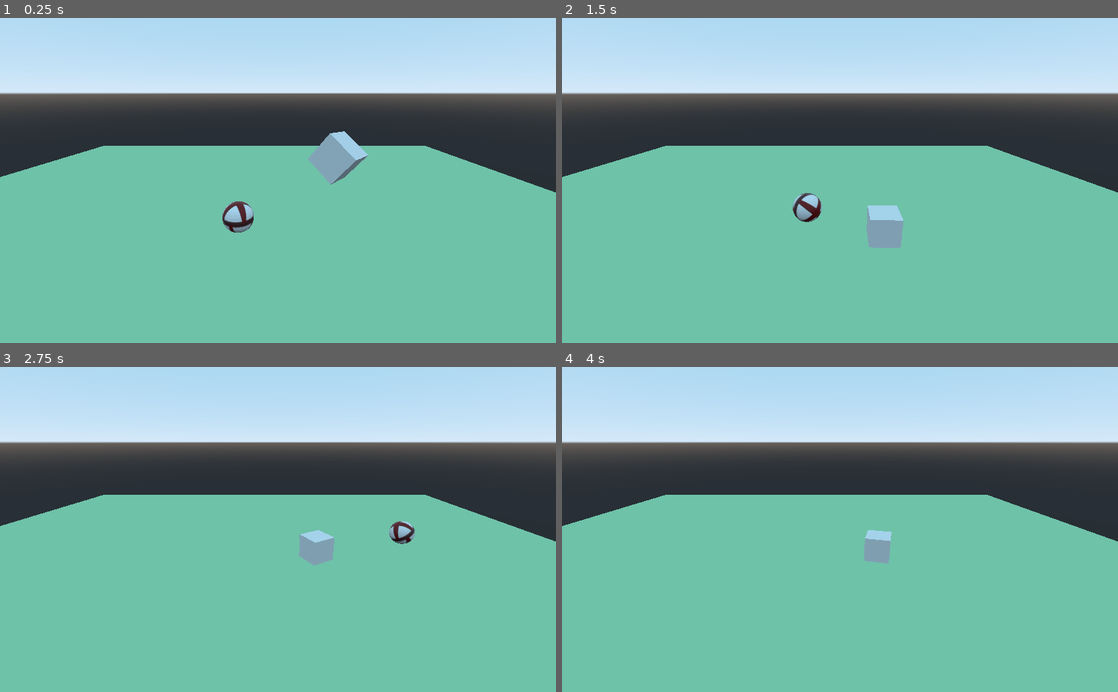
Above: before the commit, frames 1-4 (two rows, left to right).
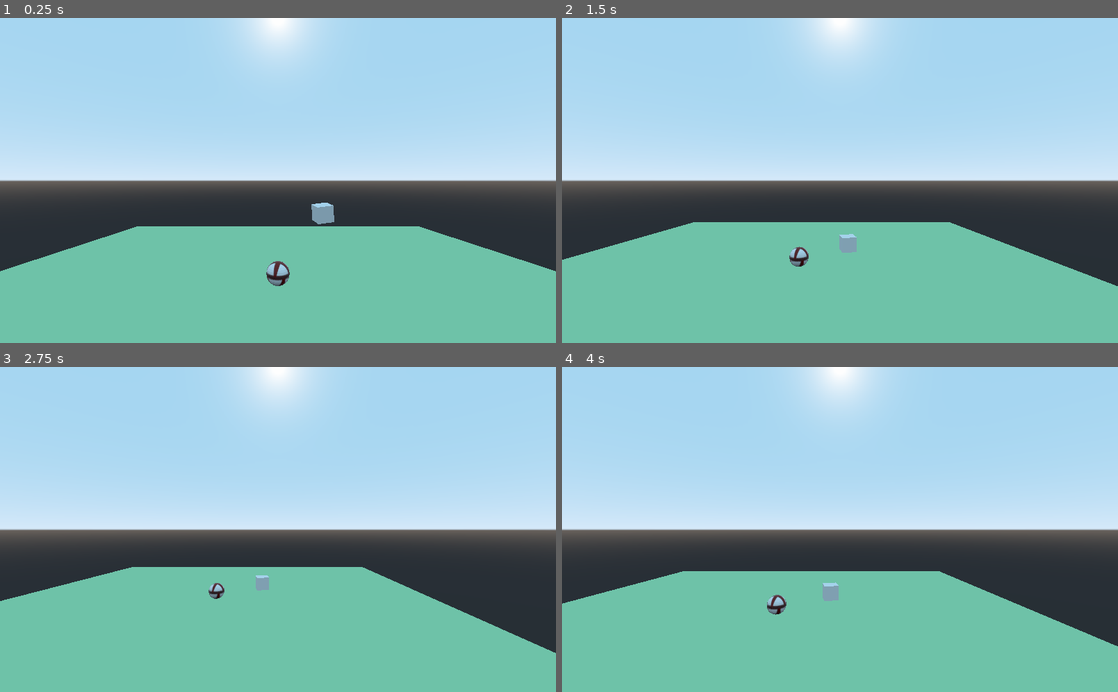
Above: after the commit, the same moments.

Repository: BransonGitomeh/godot-flow-tests
Game: Godot game, scene res://main.tscn
Same seed, same stepped clock (60 frames per second), same inputs: the game is played once before the commit and once after it.
Inputs (mouse positions are in pixels of both pictures, inside the frame that each line leads up to):
- Up to frame 1 (0.25 s): no input
- Up to frame 2 (1.5 s): move the mouse to (962, 164) at 0.52 s; press the mouse at (962, 164) at 0.53 s; hold Right (ui_right) 0.53-1.28 s; move the mouse to (728, 196) at 1.27 s; release the mouse at (728, 196) at 1.28 s; hold Down (ui_down) from 1.28 s (still down); click (728, 196) at 1.35 s
- Up to frame 3 (2.75 s): move the mouse to (333, 458) at 2.02 s; release Down (ui_down) at 2.03 s; press the mouse at (333, 458) at 2.03 s; hold Right (ui_right) from 2.03 s (still down)
- Up to frame 4 (4 s): move the mouse to (812, 594) at 2.77 s; release Right (ui_right) at 2.78 s; release the mouse at (812, 594) at 2.78 s; hold Up (ui_up) 2.78-3.53 s; click (812, 594) at 2.85 s; move the mouse to (1006, 578) at 3.52 s; press the mouse at (1006, 578) at 3.53 s; hold Left (ui_left) from 3.53 s (still down)

The runs differ from the first frame. In frame 1, 53% of the frame differs, in the area x 0-100%, y 0-83%; in frame 2, 54%; in frame 3, 53%; in frame 4, 54%.

Commit message:
single camera navigation controls

Diff:
--- /dev/null
+++ b/controller.tscn
@@ -0,0 +1,14 @@
+[gd_scene load_steps=3 format=2]
+
+[ext_resource path="res://scripts/controller.gd" type="Script" id=1]
+
+[sub_resource type="BoxShape" id=1]
+
+[node name="controller" type="KinematicBody"]
+transform = Transform( 1, 0, 0, 0, 1, 0, 0, 0, 1, 0, 10, 20 )
+script = ExtResource( 1 )
+
+[node name="Camera" type="Camera" parent="."]
+
+[node name="CollisionShape" type="CollisionShape" parent="."]
+shape = SubResource( 1 )
--- /dev/null
+++ b/level1.tscn
@@ -0,0 +1,19 @@
+[gd_scene load_steps=4 format=2]
+
+[sub_resource type="CubeMesh" id=3]
+
+[sub_resource type="SpatialMaterial" id=4]
+albedo_color = Color( 0.678431, 0.92549, 0.713726, 1 )
+
+[sub_resource type="BoxShape" id=5]
+
+[node name="floor" type="StaticBody"]
+editor/display_folded = true
+transform = Transform( 30, 0, 0, 0, 0.2, 0, 0, 0, 30, 0, 0, 0 )
+
+[node name="MeshInstance" type="MeshInstance" parent="."]
+mesh = SubResource( 3 )
+material/0 = SubResource( 4 )
+
+[node name="CollisionShape" type="CollisionShape" parent="."]
+shape = SubResource( 5 )
--- a/main.tscn
+++ b/main.tscn
@@ -1,44 +1,19 @@
-[gd_scene load_steps=8 format=2]
+[gd_scene load_steps=6 format=2]
 
-[ext_resource path="res://assets/steve.tscn" type="PackedScene" id=1]
-[ext_resource path="res://scripts/steve.gd" type="Script" id=2]
-
-[sub_resource type="BoxShape" id=1]
-
-[sub_resource type="CubeMesh" id=2]
-
-[sub_resource type="CubeMesh" id=3]
-
-[sub_resource type="SpatialMaterial" id=4]
-albedo_color = Color( 0.678431, 0.92549, 0.713726, 1 )
-
-[sub_resource type="BoxShape" id=5]
+[ext_resource path="res://obstacles.tscn" type="PackedScene" id=1]
+[ext_resource path="res://level1.tscn" type="PackedScene" id=2]
+[ext_resource path="res://assets/steve.tscn" type="PackedScene" id=3]
+[ext_resource path="res://scripts/steve.gd" type="Script" id=4]
+[ext_resource path="res://controller.tscn" type="PackedScene" id=5]
 
 [node name="level" type="Spatial"]
 
-[node name="obstacle" type="RigidBody" parent="."]
-transform = Transform( 0.857492, 0.514498, 0, -0.475589, 0.792643, -0.381486, -0.196274, 0.327121, 0.924375, 6, 6.17773, 0 )
+[node name="obstacle" parent="." instance=ExtResource( 1 )]
 
-[node name="CollisionShape" type="CollisionShape" parent="obstacle"]
-shape = SubResource( 1 )
+[node name="floor" parent="." instance=ExtResource( 2 )]
 
-[node name="MeshInstance" type="MeshInstance" parent="obstacle"]
-mesh = SubResource( 2 )
-material/0 = null
+[node name="steve" parent="." instance=ExtResource( 3 )]
+transform = Transform( 1, 0, 0, 0, 1, 0, 0, 0, 1, 0, 2, 0 )
+script = ExtResource( 4 )
 
-[node name="Camera" type="Camera" parent="."]
-transform = Transform( 1, 0, 0, 0, 0.935991, 0.352024, 0, -0.352024, 0.935991, 2.53316, 9.39775, 13.0704 )
-
-[node name="floor" type="StaticBody" parent="."]
-transform = Transform( 30, 0, 0, 0, 0.2, 0, 0, 0, 30, 0, 0, 0 )
-
-[node name="MeshInstance" type="MeshInstance" parent="floor"]
-mesh = SubResource( 3 )
-material/0 = SubResource( 4 )
-
-[node name="CollisionShape" type="CollisionShape" parent="floor"]
-shape = SubResource( 5 )
-
-[node name="steve" parent="." instance=ExtResource( 1 )]
-transform = Transform( 1, 0, 0, 0, 1, 0, 0, 0, 1, 0, 2, 0 )
-script = ExtResource( 2 )
+[node name="controller" parent="." instance=ExtResource( 5 )]
--- /dev/null
+++ b/obstacles.tscn
@@ -0,0 +1,29 @@
+[gd_scene load_steps=5 format=2]
+
+[ext_resource path="res://scripts/obstacle.gd" type="Script" id=1]
+
+
+[sub_resource type="BoxShape" id=1]
+
+[sub_resource type="CubeMesh" id=2]
+
+[sub_resource type="BoxShape" id=6]
+
+[node name="obstacle" type="RigidBody"]
+editor/display_folded = true
+transform = Transform( 0.975462, -0.0728667, 0.20776, 0.0927948, 0.991804, -0.0878339, -0.199657, 0.104958, 0.974228, 5.396, 6.31228, -8.12477 )
+script = ExtResource( 1 )
+
+[node name="CollisionShape" type="CollisionShape" parent="."]
+transform = Transform( 1, 0, 0, 0, 1, 0, 0, 0, 1, 0, 0, 0 )
+shape = SubResource( 1 )
+
+[node name="MeshInstance" type="MeshInstance" parent="."]
+transform = Transform( 1, 0, 0, 0, 1, 2.98023e-08, -2.98023e-08, 2.98023e-08, 1, 0, 0, 0 )
+mesh = SubResource( 2 )
+material/0 = null
+
+[node name="Area" type="Area" parent="."]
+
+[node name="CollisionShape" type="CollisionShape" parent="Area"]
+shape = SubResource( 6 )
--- /dev/null
+++ b/scripts/controller.gd
@@ -0,0 +1,33 @@
+extends KinematicBody
+
+var velocity = Vector3(0,0,0)
+const SPEED = 5
+
+func _ready():
+	pass
+
+func _physics_process(delta):
+	# movements for the camera, this ist an fps so we dont use mouse movement to tweak the rotation
+	# we only pan right, left , foward back.
+	# clicking on an object then hitting ctrl + space should bring the camera xyz units near the selected object to
+	# put it in focus
+
+	if Input.is_action_pressed("ui_right") and Input.is_action_pressed("ui_left"):
+		velocity.x = 0
+	elif Input.is_action_pressed("ui_right"):
+		velocity.x = SPEED
+	elif Input.is_action_pressed("ui_left"):
+		velocity.x = -SPEED
+	else:
+		velocity.x = lerp(velocity.x,0,.1)
+
+	if Input.is_action_pressed("ui_up") and Input.is_action_pressed("ui_down"):
+		velocity.z = 0
+	elif Input.is_action_pressed("ui_up"):
+		velocity.z = -SPEED
+	elif Input.is_action_pressed("ui_down"):
+		velocity.z = SPEED
+	else:
+		velocity.z = lerp(velocity.x,0,.1)
+
+	move_and_slide(velocity)
--- /dev/null
+++ b/scripts/obstacle.gd
@@ -0,0 +1,12 @@
+extends RigidBody
+
+func _ready():
+	pass
+
+func _input_event(camera, event, click_position, click_normal, shape_idx):
+	# Change material to show highlight
+    if event is InputEventMouseButton and event.button_index == BUTTON_LEFT and event.pressed == true:
+        print("Obstacle click at: ", event.position, " shape:", shape_idx)
+	# Change Material to show its no longer selected
+    if event is InputEventMouseButton and event.button_index == BUTTON_LEFT and event.pressed == true:
+        print("Obstacle unclick at: ", event.position, " shape:", shape_idx)
--- a/scripts/steve.gd
+++ b/scripts/steve.gd
@@ -6,22 +6,37 @@
 onready var obstacleMesh = get_node("/root/level/obstacle/MeshInstance")
 onready var camera = get_node("/root/level/Camera")
 
+const is_moving = false
+const is_selecting = true
+
 func _ready():
 	printt("hello ", velocity)
 
-func _physics_process(delta):
+func _input_event(camera, event, click_position, click_normal, shape_idx):
+	# Change material to show highlight
+    if event is InputEventMouseButton and event.button_index == BUTTON_LEFT and event.pressed == true:
+        print("Steve click at: ", event.position, " shape:", shape_idx)
+	# Change Material to show its no longer selected
+    if event is InputEventMouseButton and event.button_index == BUTTON_LEFT and event.pressed == true:
+        print("Steve unclick at: ", event.position, " shape:", shape_idx)
+
+func x2_physics_process(delta):
 	obstacleMesh.rotate_y(deg2rad(-3))
 	playerMesh.rotate_y(deg2rad(3))
 
+func x_physics_process(delta):
+	obstacleMesh.rotate_y(deg2rad(-3))
+	playerMesh.rotate_y(deg2rad(3))
 
-	if Input.is_action_pressed("click"):
+	# move the selected object
+	if Input.is_action_pressed("click") and is_moving == true:
 		var position2D = get_viewport().get_mouse_position()
 		# in this case we get the current y axis because we dont want that to change
 		var object_y = playerMesh.transform.origin.y
 
-		# if this doesnt work then we will use the keyboard controlls for now
+		# if this doesnt work then we will use the keyboard controlls for now - nvm, it worked
 
-		# get current z axis
+		# get position of the mouse
 		var dropPlane  = Plane(Vector3(0, 0, 10), 6)
 		var position3D = dropPlane.intersects_ray(
 			camera.project_ray_origin(position2D),
@@ -36,10 +51,16 @@
 		position3D.z = -generated_y
 		position3D.y = object_y
 
-		printt(position3D,playerMesh.transform.origin)
+		# printt(position3D,playerMesh.transform.origin)
 		# current position
 
 		playerMesh.transform.origin = position3D
+
+
+	# movements for the camera, this ist an fps so we dont use mouse movement to tweak the rotation
+	# we only pan right, left , foward back.
+	# clicking on an object then hitting ctrl + space should bring the camera xyz units near the selected object to
+	# put it in focus
 
 	if Input.is_action_pressed("ui_right") and Input.is_action_pressed("ui_left"):
 		velocity.x = 0
@@ -59,4 +80,6 @@
 		velocity.z = -SPEED
 	else:
 		velocity.z = lerp(velocity.x,0,.1)
+
+
 	move_and_slide(velocity)
Empty file removed: main.gd
Empty file added: scripts/main.gd
